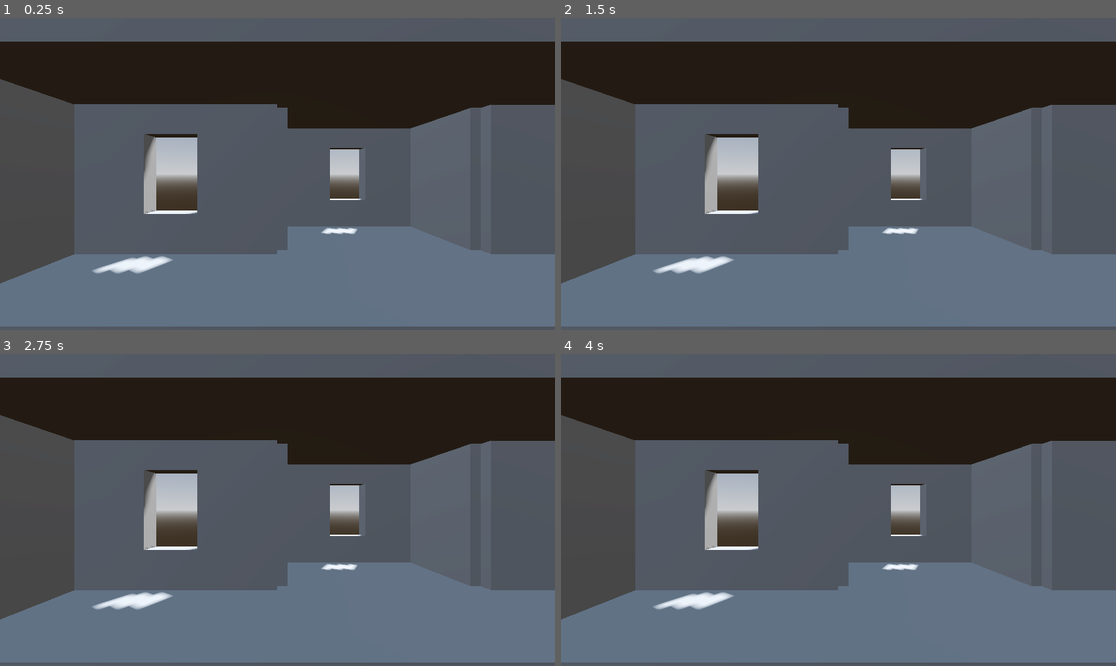
Above: before the commit, frames 1-4 (two rows, left to right).
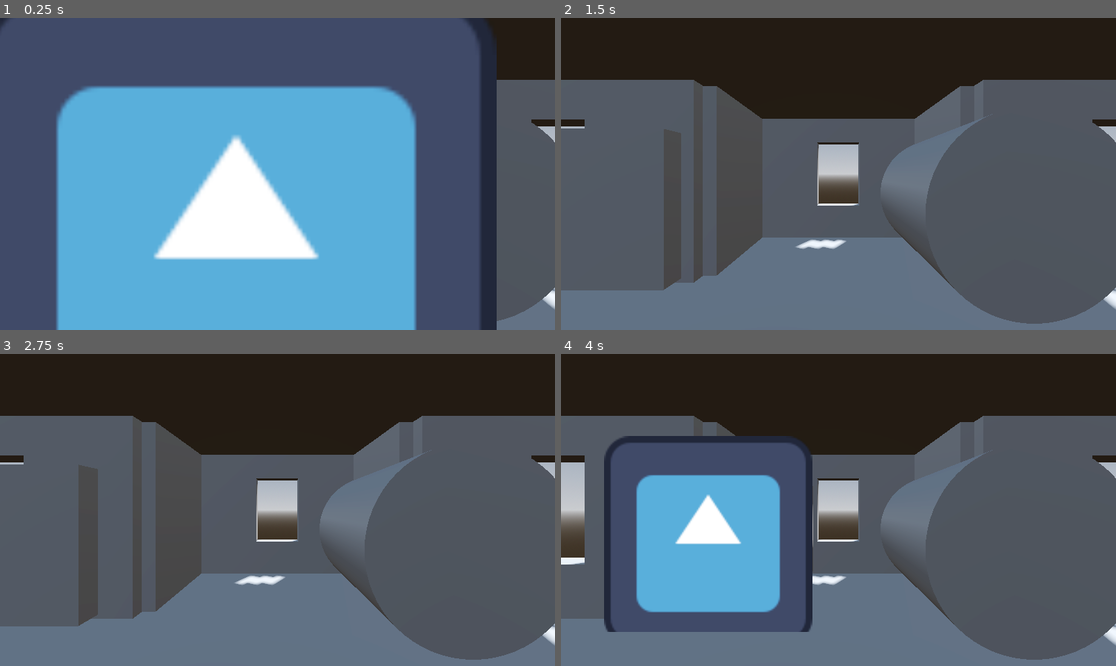
Above: after the commit, the same moments.

Repository: Jellybean42/MurderMysteryWMCJam
Game: Godot game, scene res://levels/murder_mystery.tscn
The game is run twice, just before and just after one commit, with the same random seed, the same clock (stepped at 60 frames per second) and the same inputs. The engine's default icon, where the game draws it, is replaced by a stand-in: a white triangle on a blue panel in a dark square.
Inputs:
- Up to frame 1 (0.25 s): no input
- Up to frame 2 (1.5 s): tap Enter at 0.5 s; hold Right (ui_right) 0.53-1.28 s; tap Space (ui_select) at 0.6, 0.77, 1.07 s; hold Down (ui_down) from 1.28 s (still down); tap E (interact) at 1.35 s
- Up to frame 3 (2.75 s): tap Space (ui_select) at 1.52, 1.55, 1.82, 2, 2.1 s; release Down (ui_down) at 2.03 s; hold Right (ui_right) from 2.03 s (still down)
- Up to frame 4 (4 s): tap Enter at 2.75 s; release Right (ui_right) at 2.78 s; hold Up (ui_up) 2.78-3.53 s; tap E (interact) at 2.85 s; tap Space (ui_select) at 3.02, 3.05, 3.32, 3.6, 3.77 s; hold Left (ui_left) from 3.53 s (still down)

The runs differ from the first frame. In frame 1, 86% of the frame differs, in the area x 0-100%, y 0-100%; in frame 2, 42%; in frame 3, 42%; in frame 4, 49%.

Commit message:
Revert "lerp camera and rotate player when in area"

Diff:
--- a/PlayerControllerDemo/PlayerControllerDemo.tscn
+++ b/PlayerControllerDemo/PlayerControllerDemo.tscn
@@ -4,13 +4,19 @@
 [ext_resource type="Texture2D" uid="uid://4q335xxs2p" path="res://icon.svg" id="1_qaxec"]
 [ext_resource type="Script" uid="uid://bj1x54u04hxjy" path="res://Interaction/Item3D.gd" id="3_ov84c"]
 
-[sub_resource type="BoxShape3D" id="BoxShape3D_n5j63"]
-size = Vector3(0.5, 1, 0.5)
+[sub_resource type="SphereShape3D" id="SphereShape3D_ov84c"]
+
+[sub_resource type="BoxMesh" id="BoxMesh_ov84c"]
+
+[sub_resource type="CylinderShape3D" id="CylinderShape3D_ov84c"]
+
+[sub_resource type="BoxMesh" id="BoxMesh_5qgy7"]
+
+[sub_resource type="CylinderMesh" id="CylinderMesh_n5j63"]
 
 [node name="PlayerControllerDemo" type="Node3D"]
 
-[node name="Player" type="Node3D" parent="." groups=["playernode"]]
-
+[node name="Player" type="Node3D" parent="."]
 script = ExtResource("1_n5j63")
 min_x = -2.0
 max_x = 2.0
--- a/PlayerControllerDemo/player.gd
+++ b/PlayerControllerDemo/player.gd
@@ -8,8 +8,6 @@
 @export var max_x: float =  5.0
 @export var min_z: float = -3.0
 @export var max_z: float =  3.0
-
-var camera : Camera3D
 
 var facing_angle := 0.0  # Track rotation in degrees
 
@@ -35,17 +33,16 @@
 	global_position.x = clamp(global_position.x, min_x, max_x)
 	global_position.z = clamp(global_position.z, min_z, max_z)
 
-	## Rotate player + camera together
-	#if Input.is_action_just_pressed("ui_select"):
-		#facing_angle += 90.0
-		#rotation_degrees.y = facing_angle
+	# Rotate player + camera together
+	if Input.is_action_just_pressed("ui_select"):
+		facing_angle += 90.0
+		rotation_degrees.y = facing_angle
 
 # Collection Interaction
 @onready var interact_area: Area3D = get_node_or_null("InteractArea")
 var target: Node = null
 
 func _ready() -> void:
-	camera = get_tree().get_first_node_in_group("camera")
 	if interact_area:
 		# 注意：Area3D ↔ Area3D 用 area_entered / area_exited
 		interact_area.area_entered.connect(_on_area_entered)
--- a/camera/camera_3d.gd
+++ b/camera/camera_3d.gd
@@ -5,8 +5,6 @@
 @export var lerp_speed: float = 3.0
 
 @onready var room_1: Node3D = $".."
-
-var player : Node3D
 
 var target_position: Vector3
 var target_rotation: Vector3
@@ -17,8 +15,6 @@
 	rotation = marker1.rotation
 	target_position = marker1.position
 	target_rotation = marker1.rotation
-	player = get_tree().get_first_node_in_group("playernode")
-	print(player)
 
 func _process(delta: float) -> void:
 	# Smoothly interpolate towards the target
@@ -33,8 +29,7 @@
 		target_rotation = marker1.rotation
 		room_1.hide_main()
 		room_1.show_other()
-		player.rotation.y = marker1.rotation.y
-		print(rad_to_deg(player.rotation.y))
+		print("do a thing")
 
 func _on_area_3d_body_entered(body: Node3D) -> void:
 	if body.is_in_group("player"):
@@ -42,5 +37,4 @@
 		target_rotation = marker2.rotation
 		room_1.show_main()
 		room_1.hide_other()
-		player.rotation.y = marker2.rotation.y
-		print(rad_to_deg(player.rotation.y))
+		print("do other thing")
--- a/camera/camera_3d.tscn
+++ b/camera/camera_3d.tscn
@@ -2,7 +2,7 @@
 
 [ext_resource type="Script" uid="uid://ch631mlxou33x" path="res://camera/camera_3d.gd" id="1_ctnxf"]
 
-[node name="Camera3D" type="Camera3D" groups=["camera"]]
+[node name="Camera3D" type="Camera3D"]
 transform = Transform3D(1, 0, 0, 0, 0.9659259, 0.25881907, 0, -0.25881907, 0.9659258, 0, 0, 0)
 current = true
 script = ExtResource("1_ctnxf")
--- a/levels/murder_mystery.tscn
+++ b/levels/murder_mystery.tscn
@@ -27,5 +27,5 @@
 
 [node name="Room1" parent="." instance=ExtResource("1_re4i4")]
 
-[node name="PlayerControllerDemo" parent="." groups=["player"] instance=ExtResource("2_kbea7")]
+[node name="PlayerControllerDemo" parent="." instance=ExtResource("2_kbea7")]
 transform = Transform3D(1, 0, 0, 0, 1, 0, 0, 0, 1, -0.1013664, 0.56331575, 0.568058)
--- a/project.godot
+++ b/project.godot
@@ -26,8 +26,6 @@
 [global_group]
 
 player=""
-camera=""
-playernode=""
 
 [input]
 
--- a/rooms/main_marker.gd
+++ /dev/null
@@ -1,9 +0,0 @@
-extends Marker3D
-
-var player
-
-func _ready() -> void:
-	player = get_tree().get_first_node_in_group("playernode")
-
-func _process(delta: float) -> void:
-	position.x = player.position.x
--- a/rooms/room_1.tscn
+++ b/rooms/room_1.tscn
@@ -88,7 +88,7 @@
 size = Vector3(1, 2, 0.2)
 
 [node name="MainMarker" type="Marker3D" parent="."]
-transform = Transform3D(1, 0, 0, 0, 1, 0, 0, 0, 1, -1, 0.75, 1.5)
+transform = Transform3D(1, 0, 0, 0, 1, 0, 0, 0, 1, 0, 0.75, 1)
 
 [node name="OtherSideMarker" type="Marker3D" parent="."]
 transform = Transform3D(-4.371139e-08, 0, -1, 0, 1, 0, 1, 0, -4.371139e-08, -1, 0.5, -0.25)
Not shown, removed: rooms/main_marker.gd.uid
